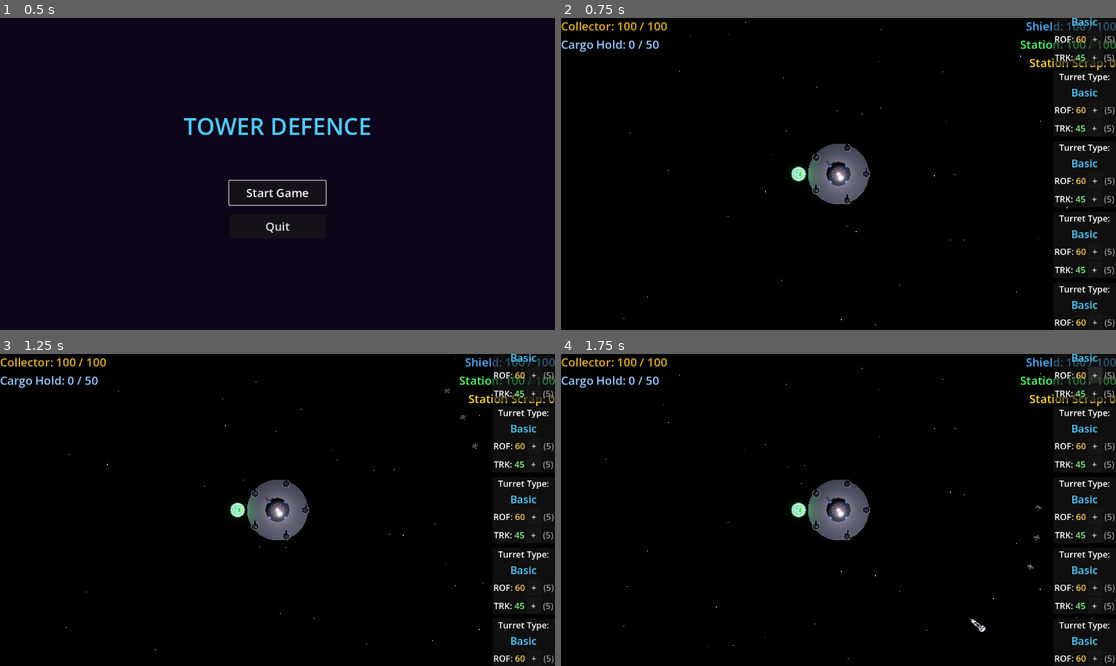
Above: before the commit, frames 1-4 (two rows, left to right).
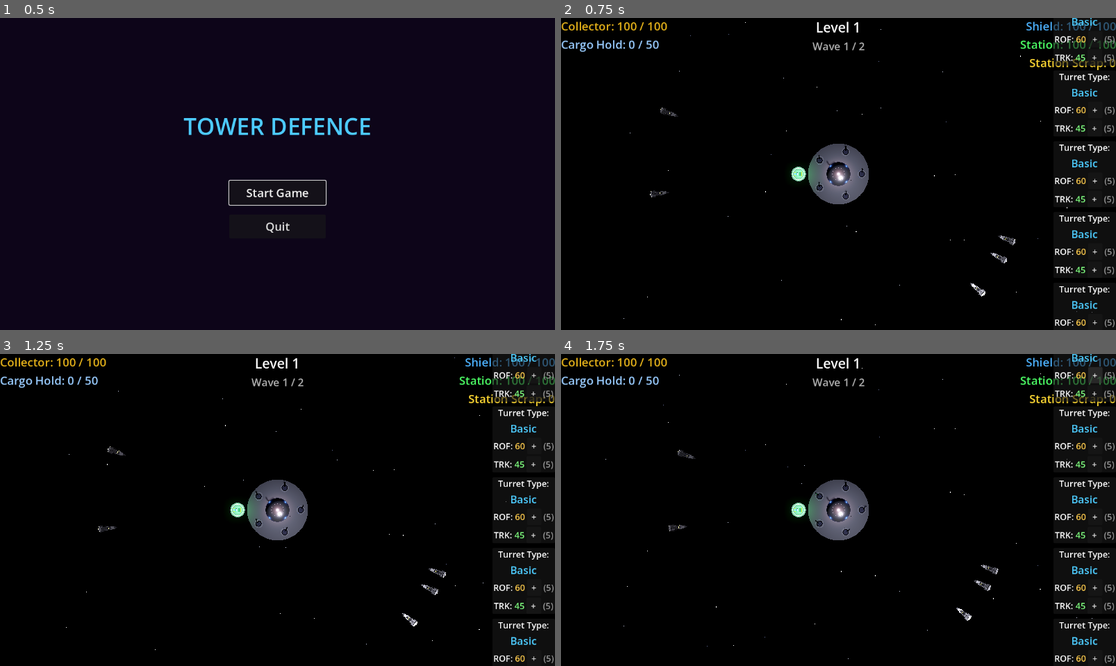
Above: after the commit, the same moments.

Repository: rgjhawkins/towerdefence
Game: Godot game, scene res://main_menu.tscn
Same seed, same stepped clock (60 frames per second), same inputs: the game is played once before the commit and once after it.
Inputs:
- Up to frame 1 (0.5 s): no input
- Up to frame 2 (0.75 s): click "Start Game" at 0.5 s
- Up to frame 3 (1.25 s): no input
- Up to frame 4 (1.75 s): click "+" at 1.25 s

Frame 1 is identical in both runs. In frame 2, 0.6% of the frame differs, in the area x 16-82%, y 1-90%; in frame 3, 0.6%; in frame 4, 0.7%, in the area x 19-87%, y 1-90%.

Commit message:
Add level/wave system and shrink turret orbit
- Level manager with wave-based spawning system
- Level 1: 5 frigates, then 2 bombers after 30s
- Level 2: 3 waves with mixed ship types
- HUD displays current level and wave progress
- Shrink turret orbit radius from 4.5 to 3.8 units

Co-Authored-By: Claude Opus 4.5 <noreply@anthropic.com>

Diff:
--- a/game_manager.gd
+++ b/game_manager.gd
@@ -3,21 +3,15 @@
 @export var alien_scene: PackedScene
 @export var bomber_scene: PackedScene
 @export var collector_scene: PackedScene
-@export var spawn_rate: float = 1.0  # Aliens per second
-@export var max_aliens: int = 5  # Maximum missile frigates
-@export var bomber_squad_size: int = 3  # Bombers per squadron
-@export var bomber_spawn_interval: float = 8.0  # Seconds between bomber squadrons
 
 var turrets: Array[Turret] = []
 var enemies: Array = []  # All enemies (MissileFrigate, Bomber, etc.)
-var total_aliens_spawned: int = 0
-var time_since_spawn: float = 0.0
-var time_since_bomber_spawn: float = 0.0
 var _f11_held: bool = false
 var camera: Camera3D = null
 var hud: Node = null
 var collector_ship: Node3D = null
 var space_station: Node3D = null
+var level_manager: Node = null
 
 
 func _ready() -> void:
@@ -46,8 +40,8 @@
 	# Spawn the collector ship at the hangar
 	_spawn_collector()
 
-	# Spawn initial bomber squadron
-	_spawn_bomber_squadron()
+	# Setup level manager
+	_setup_level_manager()
 
 
 func _find_turrets(node: Node) -> void:
@@ -57,7 +51,46 @@
 		_find_turrets(child)
 
 
-func _process(delta: float) -> void:
+func _setup_level_manager() -> void:
+	var LevelManagerScript = load("res://level_manager.gd")
+	level_manager = LevelManagerScript.new()
+	level_manager.game_manager = self
+	add_child(level_manager)
+
+	# Connect level manager signals
+	level_manager.level_started.connect(_on_level_started)
+	level_manager.wave_started.connect(_on_wave_started)
+	level_manager.level_completed.connect(_on_level_completed)
+	level_manager.all_levels_completed.connect(_on_all_levels_completed)
+
+	# Start level 1
+	level_manager.start_level(0)
+
+
+func _on_wave_started(wave_number: int, total_waves: int) -> void:
+	print("Wave %d of %d started" % [wave_number, total_waves])
+	if hud:
+		hud.update_wave(wave_number, total_waves)
+
+
+func _on_level_started(level_number: int, total_waves: int) -> void:
+	if hud:
+		hud.update_level(level_number)
+		hud.update_wave(0, total_waves)
+
+
+func _on_level_completed(level_number: int) -> void:
+	print("Level %d completed!" % (level_number + 1))
+	# Auto-start next level after a brief pause
+	await get_tree().create_timer(3.0).timeout
+	level_manager.start_next_level()
+
+
+func _on_all_levels_completed() -> void:
+	print("Congratulations! All levels completed!")
+
+
+func _process(_delta: float) -> void:
 	if Input.is_action_just_pressed("ui_cancel"):
 		get_tree().quit()
 
@@ -70,32 +103,18 @@
 	elif not Input.is_physical_key_pressed(KEY_F11):
 		_f11_held = false
 
-	time_since_spawn += delta
-	time_since_bomber_spawn += delta
-
-	var spawn_interval := 1.0 / spawn_rate
-	if time_since_spawn >= spawn_interval and total_aliens_spawned < max_aliens:
-		_spawn_frigate()
-		time_since_spawn = 0.0
-
-	# Spawn bomber squadrons periodically
-	if time_since_bomber_spawn >= bomber_spawn_interval:
-		_spawn_bomber_squadron()
-		time_since_bomber_spawn = 0.0
-
 	_update_turret_targets()
 
 
-func _spawn_frigate() -> void:
+func spawn_frigate() -> void:
 	if alien_scene == null:
 		return
 
 	var alien := alien_scene.instantiate()
 	_setup_alien(alien, 30.0, 1.0)
-	total_aliens_spawned += 1
-
-
-func _spawn_bomber_squadron() -> void:
+
+
+func spawn_bomber_squadron(count: int = 3) -> void:
 	if bomber_scene == null:
 		return
 
@@ -104,7 +123,7 @@
 	var spawn_distance := 35.0
 	var angle_spacing := 0.15  # Angle offset between bombers (radians)
 
-	for i in bomber_squad_size:
+	for i in count:
 		var bomber := bomber_scene.instantiate()
 		# Offset each bomber's angle so they trail behind each other
 		var bomber_angle := base_angle + (i * angle_spacing)
--- a/hud.gd
+++ b/hud.gd
@@ -11,6 +11,8 @@
 @onready var collector_health_label: Label = $CollectorContainer/VBox/CollectorHealthLabel
 @onready var cargo_label: Label = $CollectorContainer/VBox/CargoLabel
 @onready var turret_icons: VBoxContainer = $TurretContainer
+@onready var level_label: Label = $LevelContainer/VBox/LevelLabel
+@onready var wave_label: Label = $LevelContainer/VBox/WaveLabel
 
 var station_health: float = 100.0
 var max_station_health: float = 100.0
@@ -223,3 +225,11 @@
 	cargo_current = current
 	cargo_capacity = capacity
 	cargo_label.text = "Cargo Hold: %d / %d" % [cargo_current, cargo_capacity]
+
+
+func update_level(level: int) -> void:
+	level_label.text = "Level %d" % level
+
+
+func update_wave(current_wave: int, total_waves: int) -> void:
+	wave_label.text = "Wave %d / %d" % [current_wave, total_waves]
--- a/hud.tscn
+++ b/hud.tscn
@@ -4,6 +4,33 @@
 
 [node name="HUD" type="CanvasLayer"]
 script = ExtResource("1_hud")
+
+[node name="LevelContainer" type="MarginContainer" parent="."]
+anchors_preset = 5
+anchor_left = 0.5
+anchor_right = 0.5
+offset_left = -100.0
+offset_right = 100.0
+offset_bottom = 70.0
+grow_horizontal = 2
+
+[node name="VBox" type="VBoxContainer" parent="LevelContainer"]
+layout_mode = 2
+alignment = 1
+
+[node name="LevelLabel" type="Label" parent="LevelContainer/VBox"]
+layout_mode = 2
+theme_override_colors/font_color = Color(1, 1, 1, 1)
+theme_override_font_sizes/font_size = 28
+text = "Level 1"
+horizontal_alignment = 1
+
+[node name="WaveLabel" type="Label" parent="LevelContainer/VBox"]
+layout_mode = 2
+theme_override_colors/font_color = Color(0.7, 0.7, 0.7, 1)
+theme_override_font_sizes/font_size = 22
+text = "Wave 1 / 2"
+horizontal_alignment = 1
 
 [node name="CollectorContainer" type="MarginContainer" parent="."]
 anchors_preset = 0
--- /dev/null
+++ b/level_manager.gd
@@ -0,0 +1,221 @@
+extends Node
+
+signal level_started(level_number: int, total_waves: int)
+signal wave_started(wave_number: int, total_waves: int)
+signal wave_completed(wave_number: int)
+signal level_completed(level_number: int)
+signal all_levels_completed()
+
+# Ship spawn data within a wave
+class ShipSpawn:
+	var ship_type: String  # "frigate", "bomber"
+	var count: int
+
+	func _init(type: String, amount: int) -> void:
+		ship_type = type
+		count = amount
+
+# Wave data - contains ships and delay before spawning
+class WaveData:
+	var ships: Array = []  # Array of ShipSpawn
+	var delay: float  # Seconds to wait before this wave starts
+
+	func _init(delay_seconds: float = 0.0) -> void:
+		delay = delay_seconds
+
+	func add_ships(type: String, count: int):
+		var spawn = ShipSpawn.new(type, count)
+		ships.append(spawn)
+		return self  # Allow chaining
+
+# Level data - contains waves and completion delay
+class LevelData:
+	var waves: Array = []  # Array of WaveData
+	var completion_delay: float = 60.0  # Wait after last wave to complete level
+
+	func add_wave(wave):
+		waves.append(wave)
+		return self  # Allow chaining
+
+# Level definitions
+var levels: Array = []  # Array of LevelData
+var current_level: int = 0
+var current_wave: int = 0
+var wave_timer: float = 0.0
+var completion_timer: float = 0.0
+var is_spawning_waves: bool = false
+var waiting_for_completion: bool = false
+var level_active: bool = false
+
+# Reference to game manager for spawning
+var game_manager: Node = null
+
+
+func _ready() -> void:
+	_define_levels()
+
+
+func _define_levels() -> void:
+	# Level 1: 2 waves
+	var level1 = LevelData.new()
+	level1.completion_delay = 60.0
+
+	# Wave 1: 5 frigates, starts immediately
+	var wave1_1 = WaveData.new(0.0)
+	wave1_1.add_ships("frigate", 5)
+	level1.add_wave(wave1_1)
+
+	# Wave 2: 2 bombers, starts 30s after wave 1
+	var wave1_2 = WaveData.new(30.0)
+	wave1_2.add_ships("bomber", 2)
+	level1.add_wave(wave1_2)
+
+	levels.append(level1)
+
+	# Level 2: More challenging
+	var level2 = LevelData.new()
+	level2.completion_delay = 60.0
+
+	# Wave 1: 3 frigates
+	var wave2_1 = WaveData.new(0.0)
+	wave2_1.add_ships("frigate", 3)
+	level2.add_wave(wave2_1)
+
+	# Wave 2: 3 bombers after 20s
+	var wave2_2 = WaveData.new(20.0)
+	wave2_2.add_ships("bomber", 3)
+	level2.add_wave(wave2_2)
+
+	# Wave 3: Mixed wave - 4 frigates + 2 bombers after 25s
+	var wave2_3 = WaveData.new(25.0)
+	wave2_3.add_ships("frigate", 4)
+	wave2_3.add_ships("bomber", 2)
+	level2.add_wave(wave2_3)
+
+	levels.append(level2)
+
+
+func start_level(level_index: int) -> void:
+	if level_index < 0 or level_index >= levels.size():
+		push_error("Invalid level index: %d" % level_index)
+		return
+
+	current_level = level_index
+	current_wave = 0
+	wave_timer = 0.0
+	completion_timer = 0.0
+	is_spawning_waves = true
+	waiting_for_completion = false
+	level_active = true
+
+	var total_waves = levels[current_level].waves.size()
+	print("Starting Level %d" % (current_level + 1))
+	level_started.emit(current_level + 1, total_waves)
+
+
+func _process(delta: float) -> void:
+	if not level_active:
+		return
+
+	if is_spawning_waves:
+		_process_wave_spawning(delta)
+	elif waiting_for_completion:
+		_process_completion(delta)
+
+
+func _process_wave_spawning(delta: float) -> void:
+	var level_data = levels[current_level]
+
+	if current_wave >= level_data.waves.size():
+		# All waves spawned, wait for completion
+		is_spawning_waves = false
+		waiting_for_completion = true
+		completion_timer = 0.0
+		print("All waves spawned. Waiting %.0fs for level completion..." % level_data.completion_delay)
+		return
+
+	var wave_data = level_data.waves[current_wave]
+	wave_timer += delta
+
+	# Check if it's time to spawn this wave
+	if wave_timer >= wave_data.delay:
+		_spawn_wave(wave_data)
+		current_wave += 1
+		wave_timer = 0.0
+
+		wave_started.emit(current_wave, level_data.waves.size())
+
+
+func _spawn_wave(wave_data) -> void:
+	print("  Spawning Wave %d" % (current_wave + 1))
+
+	for ship_spawn in wave_data.ships:
+		match ship_spawn.ship_type:
+			"frigate":
+				_spawn_frigates(ship_spawn.count)
+			"bomber":
+				_spawn_bombers(ship_spawn.count)
+			_:
+				push_warning("Unknown ship type: %s" % ship_spawn.ship_type)
+
+
+func _spawn_frigates(count: int) -> void:
+	if not game_manager:
+		return
+
+	print("    Spawning %d frigates" % count)
+	for i in count:
+		game_manager.spawn_frigate()
+
+
+func _spawn_bombers(count: int) -> void:
+	if not game_manager:
+		return
+
+	print("    Spawning %d bombers (squadron)" % count)
+	game_manager.spawn_bomber_squadron(count)
+
+
+func _process_completion(delta: float) -> void:
+	var level_data = levels[current_level]
+	completion_timer += delta
+
+	if completion_timer >= level_data.completion_delay:
+		_complete_level()
+
+
+func _complete_level() -> void:
+	print("Level %d Complete!" % (current_level + 1))
+	level_completed.emit(current_level)
+
+	waiting_for_completion = false
+	level_active = false
+
+	# Check if there are more levels
+	if current_level + 1 < levels.size():
+		# Could auto-start next level or wait for player input
+		pass
+	else:
+		print("All Levels Completed!")
+		all_levels_completed.emit()
+
+
+func start_next_level() -> void:
+	if current_level + 1 < levels.size():
+		start_level(current_level + 1)
+	else:
+		all_levels_completed.emit()
+
+
+func get_current_level() -> int:
+	return current_level + 1  # 1-indexed for display
+
+
+func get_current_wave() -> int:
+	return current_wave  # Already 1-indexed after spawn
+
+
+func get_total_waves() -> int:
+	if current_level < levels.size():
+		return levels[current_level].waves.size()
+	return 0
--- a/main.tscn
+++ b/main.tscn
@@ -261,19 +261,19 @@
 transform = Transform3D(1, 0, 0, 0, 1, 0, 0, 0, 1, 0, 0, 0)
 
 [node name="Turret1" parent="." instance=ExtResource("2_turret")]
-transform = Transform3D(1, 0, 0, 0, 1, 0, 0, 0, 1, 4.5, 1.0, 0)
+transform = Transform3D(1, 0, 0, 0, 1, 0, 0, 0, 1, 3.8, 1.0, 0)
 
 [node name="Turret2" parent="." instance=ExtResource("2_turret")]
-transform = Transform3D(1, 0, 0, 0, 1, 0, 0, 0, 1, 1.39, 1.0, 4.28)
+transform = Transform3D(1, 0, 0, 0, 1, 0, 0, 0, 1, 1.17, 1.0, 3.61)
 
 [node name="Turret3" parent="." instance=ExtResource("2_turret")]
-transform = Transform3D(1, 0, 0, 0, 1, 0, 0, 0, 1, -3.64, 1.0, 2.64)
+transform = Transform3D(1, 0, 0, 0, 1, 0, 0, 0, 1, -3.07, 1.0, 2.23)
 
 [node name="Turret4" parent="." instance=ExtResource("2_turret")]
-transform = Transform3D(1, 0, 0, 0, 1, 0, 0, 0, 1, -3.64, 1.0, -2.64)
+transform = Transform3D(1, 0, 0, 0, 1, 0, 0, 0, 1, -3.07, 1.0, -2.23)
 
 [node name="Turret5" parent="." instance=ExtResource("2_turret")]
-transform = Transform3D(1, 0, 0, 0, 1, 0, 0, 0, 1, 1.39, 1.0, -4.28)
+transform = Transform3D(1, 0, 0, 0, 1, 0, 0, 0, 1, 1.17, 1.0, -3.61)
 
 [node name="GameManager" type="Node3D" parent="."]
 script = ExtResource("4_gamemanager")
--- a/space_station.tscn
+++ b/space_station.tscn
@@ -169,7 +169,7 @@
 material = SubResource("GlowMaterial")
 
 [node name="TurretMount1" type="Node3D" parent="."]
-transform = Transform3D(1, 0, 0, 0, 1, 0, 0, 0, 1, 4.5, 0.5, 0)
+transform = Transform3D(1, 0, 0, 0, 1, 0, 0, 0, 1, 3.8, 0.5, 0)
 
 [node name="Base" type="CSGCylinder3D" parent="TurretMount1"]
 radius = 0.7
@@ -185,7 +185,7 @@
 material = SubResource("StationDetailMaterial")
 
 [node name="TurretMount2" type="Node3D" parent="."]
-transform = Transform3D(1, 0, 0, 0, 1, 0, 0, 0, 1, 1.39, 0.5, 4.28)
+transform = Transform3D(1, 0, 0, 0, 1, 0, 0, 0, 1, 1.17, 0.5, 3.61)
 
 [node name="Base" type="CSGCylinder3D" parent="TurretMount2"]
 radius = 0.7
@@ -201,7 +201,7 @@
 material = SubResource("StationDetailMaterial")
 
 [node name="TurretMount3" type="Node3D" parent="."]
-transform = Transform3D(1, 0, 0, 0, 1, 0, 0, 0, 1, -3.64, 0.5, 2.64)
+transform = Transform3D(1, 0, 0, 0, 1, 0, 0, 0, 1, -3.07, 0.5, 2.23)
 
 [node name="Base" type="CSGCylinder3D" parent="TurretMount3"]
 radius = 0.7
@@ -217,7 +217,7 @@
 material = SubResource("StationDetailMaterial")
 
 [node name="TurretMount4" type="Node3D" parent="."]
-transform = Transform3D(1, 0, 0, 0, 1, 0, 0, 0, 1, -3.64, 0.5, -2.64)
+transform = Transform3D(1, 0, 0, 0, 1, 0, 0, 0, 1, -3.07, 0.5, -2.23)
 
 [node name="Base" type="CSGCylinder3D" parent="TurretMount4"]
 radius = 0.7
@@ -233,7 +233,7 @@
 material = SubResource("StationDetailMaterial")
 
 [node name="TurretMount5" type="Node3D" parent="."]
-transform = Transform3D(1, 0, 0, 0, 1, 0, 0, 0, 1, 1.39, 0.5, -4.28)
+transform = Transform3D(1, 0, 0, 0, 1, 0, 0, 0, 1, 1.17, 0.5, -3.61)
 
 [node name="Base" type="CSGCylinder3D" parent="TurretMount5"]
 radius = 0.7
